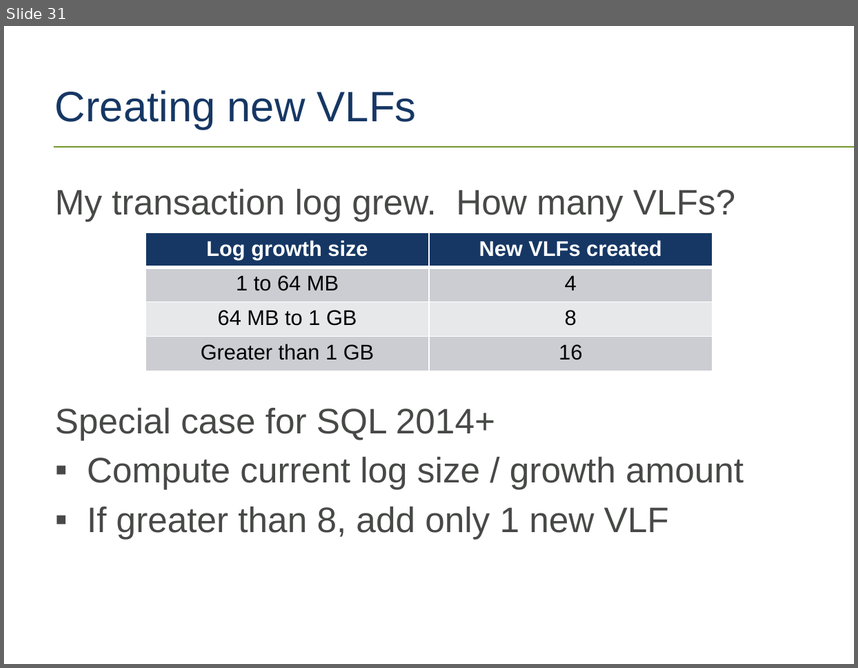
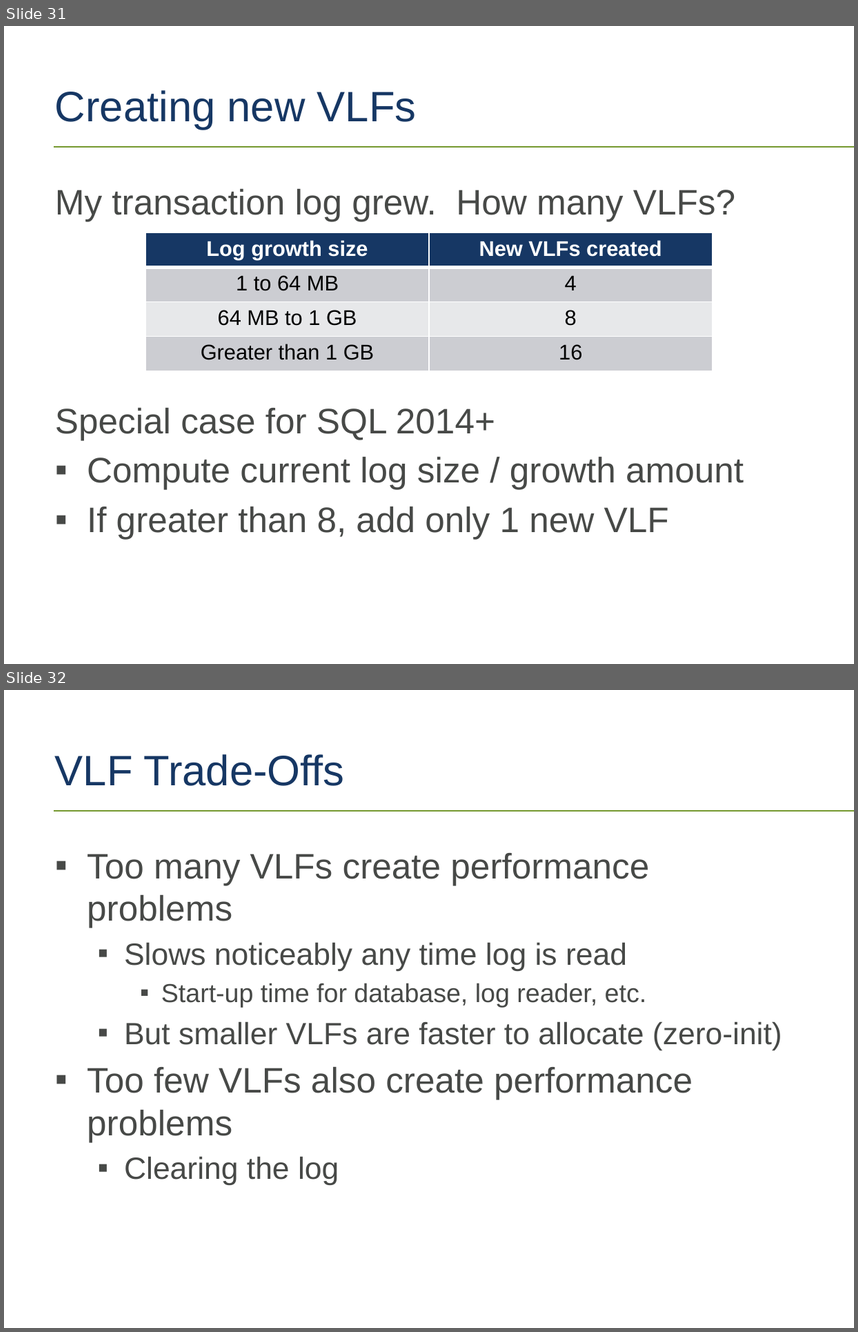
Before and after one commit to tf3604/LogFilePresentation, a slide deck: TransactionLog.pptx. Shown one above the other, each under a label of ours: slide 31 before the commit, slides 31 and 32 after it. The pictures are 858x668 and 858x1332 pixels, drawn with LibreOffice and Linux fonts; fonts in the diff are those of the drawing; background and template pictures are left out. Boxes give left, top, right and bottom in pixels: in the first picture for what was removed or moved away, otherwise in the second. Text is boxed around its words. In the diff, an @@ line names an element or a change of style, - is before the commit and + after.

```diff
--- a/TransactionLog.pptx
+++ b/TransactionLog.pptx
@@ slide 32 added at [4, 690, 854, 1328], background #FFFFFF; not listed: 1 template element that a slide beside it also shows @@
@@ title added at [55, 754, 345, 786], 36 pt, text #163764 @@
+VLF Trade-Offs
@@ text added at [87, 853, 782, 1185], 26 pt, text #474947 @@
+▪ Too many VLFs create performance problems
+  ▪ Slows noticeably any time log is read
+    ▪ Start-up time for database, log reader, etc.
+  ▪ But smaller VLFs are faster to allocate (zero-init)
+▪ Too few VLFs also create performance problems
+  ▪ Clearing the log
```
Also in this commit, not shown: 1 slide changed.
